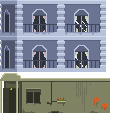
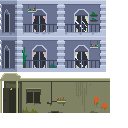
Layers edited between the first and the second (128, 128) image:
painted on "store" (1st of 2, in "batiment et store propre") over bbox(22, 4, 98, 113)
hid group "batiment et store degueux" (2 layers) over bbox(22, 4, 98, 113)
